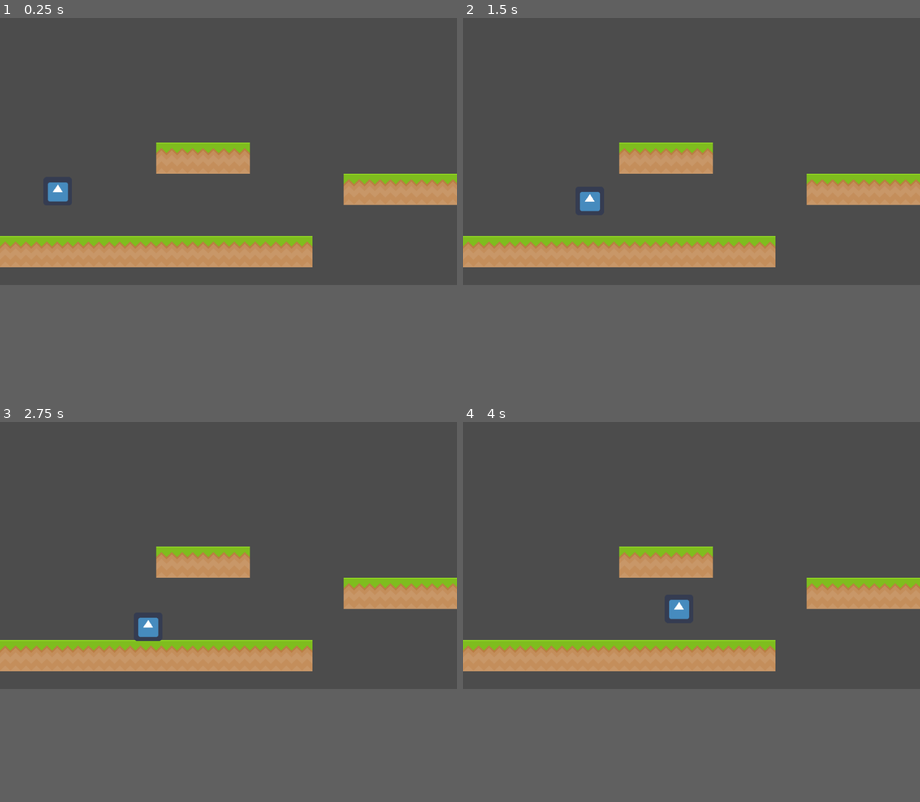
Above: before the commit, frames 1-4 (two rows, left to right).
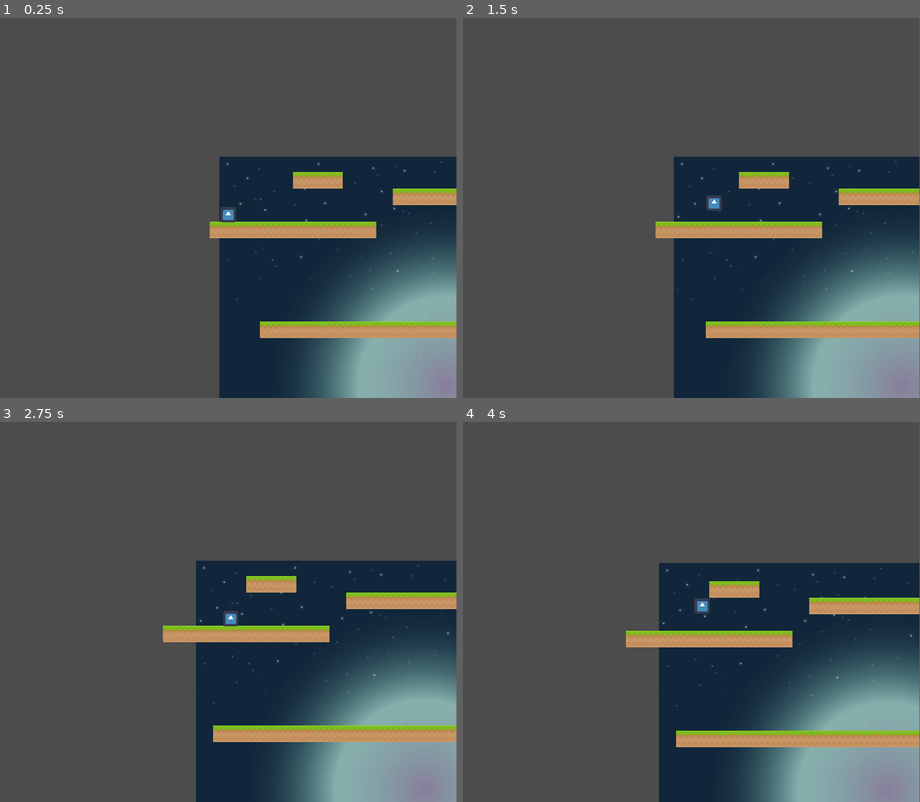
Above: after the commit, the same moments.

Repository: Mallander/RedEyeHackend
Game: Godot game, scene res://MainScene.tscn
Two runs of this game, one before a commit and one after it. Both use one fixed random seed, a clock stepped at 60 frames per second and the inputs below. The engine's default icon, where the game draws it, is replaced by a stand-in: a white triangle on a blue panel in a dark square.
Inputs:
- Up to frame 1 (0.25 s): no input
- Up to frame 2 (1.5 s): hold D (right) from 0.53 s (still down); tap W (up) at 0.77 s
- Up to frame 3 (2.75 s): tap W (up) at 1.52 s; release D (right) at 2.03 s; hold A (left) from 2.03 s (still down)
- Up to frame 4 (4 s): release A (left) at 2.78 s; hold D (right) from 2.78 s (still down); tap W (up) at 3.02, 3.77 s
In our replay, the window is 800x468 before the commit and 799x666 after it. These sizes can differ from the game's own. Grey fills any space a smaller window leaves; there, only what the larger window draws over its background counts as a difference.

The runs differ from the first frame. In frame 1, 38% of the frame differs, in the area x 0-100%, y 32-100%; in frame 2, 39%; in frame 3, 40%; in frame 4, 40%.
Error after the commit: Parse Error: The identifier "bounds" isn't declared in the current scope. (res://assets/Camera2D.gd:5)

Commit message:
Added background

Diff:
--- a/GameFiles/MainScene.tscn
+++ b/GameFiles/MainScene.tscn
@@ -1,9 +1,11 @@
-[gd_scene load_steps=3 format=2]
+[gd_scene load_steps=5 format=2]
 
 [ext_resource path="res://assets/platform_tileset.tres" type="TileSet" id=1]
 [ext_resource path="res://assets/Character.tscn" type="PackedScene" id=2]
+[ext_resource path="res://assets/sky.png" type="Texture" id=3]
+[ext_resource path="res://level_bounds.gd" type="Script" id=4]
 
-[node name="Node2D" type="Node2D"]
+[node name="Node2D" type="Node2D" index="0"]
 
 _sections_unfolded = [ "Transform" ]
 
@@ -25,7 +27,7 @@
 collision_mask = 1
 occluder_light_mask = 1
 format = 1
-tile_data = PoolIntArray( 262149, 0, 0, 262150, 0, 0, 262151, 0, 0, 327691, 0, 0, 327692, 0, 0, 327693, 0, 0, 327694, 0, 0, 458752, 0, 0, 458753, 0, 0, 458754, 0, 0, 458755, 0, 0, 458756, 0, 0, 458757, 0, 0, 458758, 0, 0, 458759, 0, 0, 458760, 0, 0, 458761, 0, 0 )
+tile_data = PoolIntArray( 262149, 0, 0, 262150, 0, 0, 262151, 0, 0, 327691, 0, 0, 327692, 0, 0, 327693, 0, 0, 327694, 0, 0, 327695, 0, 0, 327696, 0, 0, 327697, 0, 0, 327698, 0, 0, 327699, 0, 0, 327700, 0, 0, 327701, 0, 0, 327702, 0, 0, 327703, 0, 0, 327704, 0, 0, 327705, 0, 0, 327706, 0, 0, 327707, 0, 0, 458752, 0, 0, 458753, 0, 0, 458754, 0, 0, 458755, 0, 0, 458756, 0, 0, 458757, 0, 0, 458758, 0, 0, 458759, 0, 0, 458760, 0, 0, 458761, 0, 0, 720917, 0, 0, 720918, 0, 0, 720919, 0, 0, 720920, 0, 0, 720921, 0, 0, 720922, 0, 0, 851971, 0, 0, 851972, 0, 0, 851973, 0, 0, 851974, 0, 0, 851975, 0, 0, 851976, 0, 0, 851977, 0, 0, 851978, 0, 0, 851979, 0, 0, 851980, 0, 0, 851981, 0, 0, 851982, 0, 0, 851983, 0, 0, 851984, 0, 0, 851985, 0, 0, 917533, 0, 0, 917534, 0, 0, 917535, 0, 0, 917536, 0, 0 )
 _sections_unfolded = [ "Cell" ]
 __meta__ = {
 "_edit_lock_": true
@@ -33,4 +35,58 @@
 
 [node name="Player" parent="." index="1" instance=ExtResource( 2 )]
 
-position = Vector2( 129.295, 359.384 )
+position = Vector2( 77.7299, 431.82 )
+
+[node name="CanvasLayer" type="CanvasLayer" parent="." index="2"]
+
+layer = 1
+offset = Vector2( 0, 0 )
+rotation = 0.0
+scale = Vector2( 1, 1 )
+transform = Transform2D( 1, 0, 0, 1, 0, 0 )
+
+[node name="ParallaxBackground" type="ParallaxBackground" parent="CanvasLayer" index="0"]
+
+layer = -1
+offset = Vector2( 0, 0 )
+rotation = 0.0
+scale = Vector2( 1, 1 )
+transform = Transform2D( 1, 0, 0, 1, 0, 0 )
+scroll_offset = Vector2( 0, 0 )
+scroll_base_offset = Vector2( 0, 0 )
+scroll_base_scale = Vector2( 1, 1 )
+scroll_limit_begin = Vector2( 0, 0 )
+scroll_limit_end = Vector2( 0, 0 )
+scroll_ignore_camera_zoom = false
+_sections_unfolded = [ "Scroll" ]
+
+[node name="ParallaxLayer" type="ParallaxLayer" parent="CanvasLayer/ParallaxBackground" index="0"]
+
+position = Vector2( 2.27197, 0 )
+motion_scale = Vector2( 0.5, 0.5 )
+motion_offset = Vector2( 0, 0 )
+motion_mirroring = Vector2( 0, 0 )
+_sections_unfolded = [ "Material", "Motion" ]
+
+[node name="background" type="TextureRect" parent="CanvasLayer/ParallaxBackground/ParallaxLayer" index="0"]
+
+anchor_left = 0.0
+anchor_top = 0.0
+anchor_right = 0.0
+anchor_bottom = 0.0
+margin_right = 1920.0
+margin_bottom = 1080.0
+rect_pivot_offset = Vector2( 0, 0 )
+rect_clip_content = false
+mouse_filter = 1
+mouse_default_cursor_shape = 0
+size_flags_horizontal = 1
+size_flags_vertical = 1
+texture = ExtResource( 3 )
+stretch_mode = 0
+
+[node name="bounds" type="Node2D" parent="." index="3"]
+
+position = Vector2( 1155.36, 559.105 )
+scale = Vector2( 36.0824, 17.528 )
+script = ExtResource( 4 )
--- /dev/null
+++ b/GameFiles/assets/Camera2D.gd
@@ -0,0 +1,8 @@
+extends Camera2D
+
+func _ready():
+	OS.set_window_size(OS.get_window_size() * 4)
+	set_limit(0, bounds.get_left())
+	set_limit(1, bounds.get_top())
+	set_limit(2, bounds.get_right())
+	set_limit(3, bounds.get_bottom())
--- a/GameFiles/assets/Character.gd
+++ b/GameFiles/assets/Character.gd
@@ -4,7 +4,7 @@
 const GRAVITY = 900.0
 
 const FLOOR_ANGLE_TOLERANCE = 40
-const WALK_FORCE = 600
+const WALK_FORCE = 900
 const WALK_MIN_SPEED = 10
 const WALK_MAX_SPEED = 200
 const STOP_FORCE = 1300
--- a/GameFiles/assets/Character.tscn
+++ b/GameFiles/assets/Character.tscn
@@ -1,14 +1,15 @@
-[gd_scene load_steps=4 format=2]
+[gd_scene load_steps=5 format=2]
 
 [ext_resource path="res://assets/Character.gd" type="Script" id=1]
 [ext_resource path="res://assets/icon.png" type="Texture" id=2]
+[ext_resource path="res://assets/Camera2D.gd" type="Script" id=3]
 
 [sub_resource type="RectangleShape2D" id=1]
 
 custom_solver_bias = 0.0
 extents = Vector2( 30, 30 )
 
-[node name="Player" type="KinematicBody2D" index="0"]
+[node name="Player" type="KinematicBody2D"]
 
 position = Vector2( 70, 70 )
 input_pickable = false
@@ -26,3 +27,30 @@
 
 shape = SubResource( 1 )
 _sections_unfolded = [ "Transform" ]
+
+[node name="Camera2D" type="Camera2D" parent="." index="2"]
+
+anchor_mode = 1
+rotating = false
+current = true
+zoom = Vector2( 1, 1 )
+limit_left = -10000000
+limit_top = -10000000
+limit_right = 10000000
+limit_bottom = 10000000
+limit_smoothed = false
+drag_margin_h_enabled = true
+drag_margin_v_enabled = true
+smoothing_enabled = false
+smoothing_speed = 5.0
+offset_v = 0.0
+offset_h = 0.0
+drag_margin_left = 0.1
+drag_margin_top = 0.1
+drag_margin_right = 0.1
+drag_margin_bottom = 0.1
+editor_draw_screen = true
+editor_draw_limits = true
+editor_draw_drag_margin = false
+script = ExtResource( 3 )
+_sections_unfolded = [ "Limit" ]
--- /dev/null
+++ b/GameFiles/level_bounds.gd
@@ -0,0 +1,10 @@
+extends Node2D
+
+func get_left():
+	return get_pos().x - get_scale().x * 32
+func get_right():
+	return get_pos().x + get_scale().x * 32
+func get_top():
+	return get_pos().y - get_scale().y * 32
+func get_bottom():
+	return get_pos().y + get_scale().y * 32
--- a/GameFiles/project.godot
+++ b/GameFiles/project.godot
@@ -14,6 +14,12 @@
 run/main_scene="res://MainScene.tscn"
 config/icon="res://icon.png"
 
+[display]
+
+window/size/width=1920
+window/size/height=1808
+window/size/fullscreen=true
+
 [input]
 
 left=[ Object(InputEventKey,"resource_local_to_scene":false,"resource_name":"","device":0,"alt":false,"shift":false,"control":false,"meta":false,"command":false,"pressed":false,"scancode":65,"unicode":0,"echo":false,"script":null)
Binary file added: GameFiles/assets/clouds_1.png
Not shown, added: GameFiles/assets/clouds_1.png.import
Binary file added: GameFiles/assets/clouds_2.png
Not shown, added: GameFiles/assets/clouds_2.png.import
Binary file added: GameFiles/assets/ground_1.png
Not shown, added: GameFiles/assets/ground_1.png.import
Binary file added: GameFiles/assets/ground_2.png
Not shown, added: GameFiles/assets/ground_2.png.import
Binary file added: GameFiles/assets/ground_3.png
Not shown, added: GameFiles/assets/ground_3.png.import
Binary file added: GameFiles/assets/plant.png
Not shown, added: GameFiles/assets/plant.png.import
(and 5 more such lines)
